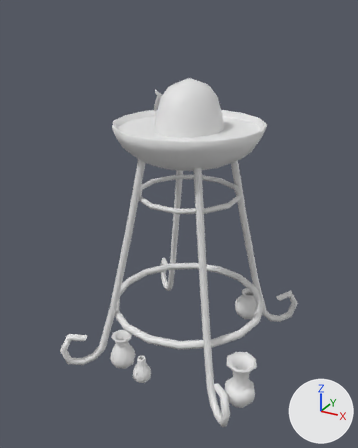
Renders of the FBX model Assets/TDTK/Prefabs/Towers/Mesh/water_tower_lvl_un.fbx from each side of a commit.
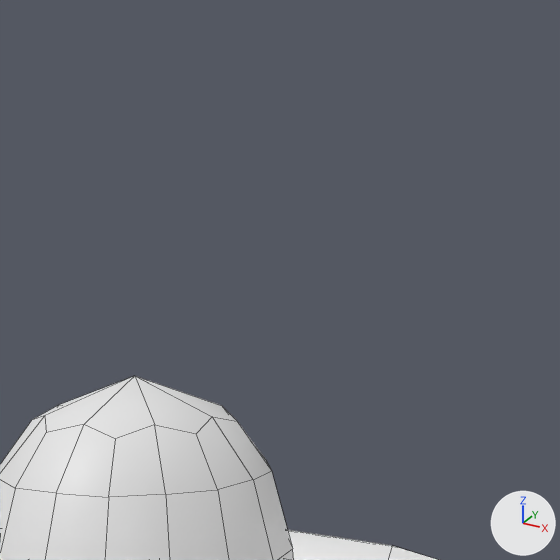
Each version appears first whole from a 50 mm lens placed at (0.565, -1.079, 0.91), pointed at (-0.009, -0.035, 0.387), and next in a close-up on the part from 45% to 77% of the width and 0% to 26% of the height. Arrows for +X, +Y and +Z are at lower right; the lights stay in place. The close-ups show mesh edges as thin lines. Where no turn or scale is listed for an object, it has been applied to the vertices.
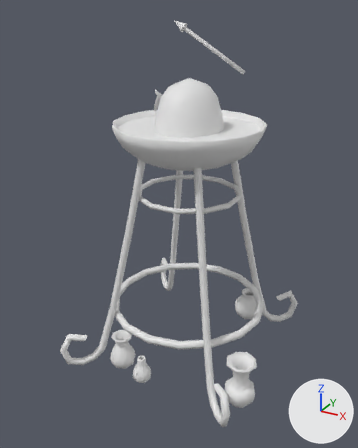
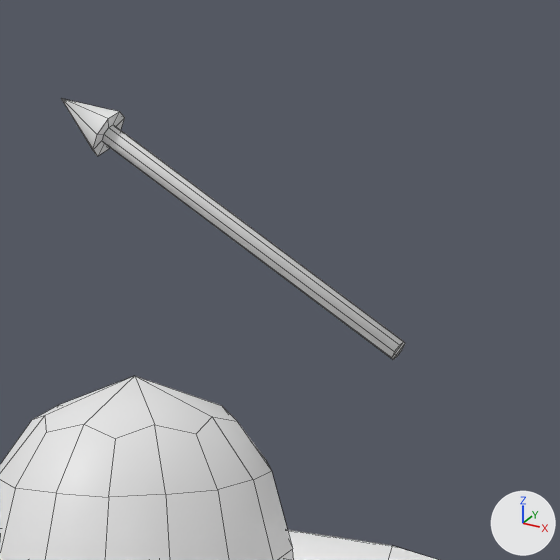
Where the newer file only moved an object's origin or applied its transform, the numbers keep the older frame.

Boxes (x1, y1, x2, y2) around the edits, measured in the close-ups (560 x 560 px):
'Plane.011', reshaped: before (0, 376, 438, 560); after (0, 99, 438, 560)
part 1 of me_plane_008, added: after (62, 99, 405, 359)

The change, as a list of edits to the scene's bpy script:
```text
Change me_plane_008:
    used by ob_plane_011; location = (0.0189, -0.0359, 0.2382)
    remove me_plane_008.from_pydata(...)  # 1116 vertices, 1025 faces; spans x -0.27..0.254, y -0.24..0.312, z -0.245..0.516
    add me_plane_008.from_pydata(...)  # 1141 vertices, 1052 faces; spans x -0.27..0.254, y -0.24..0.312, z -0.245..0.637
    me_plane_008 part 1: a new loose piece of 25 vertices spanning x -0.139..0.065, y 0.164..0.19, z 0.513..0.637, in mat_water_tower_lvl_un_base (its picture is missing)
```
